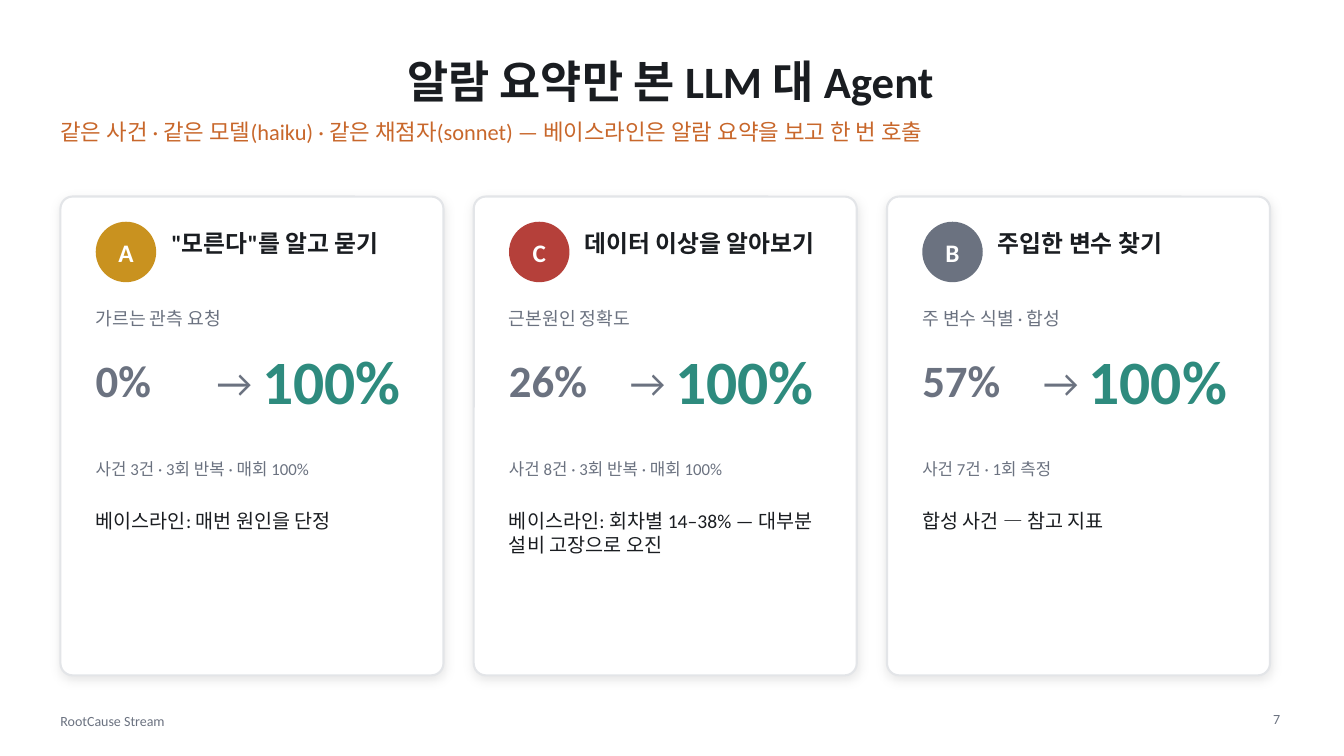
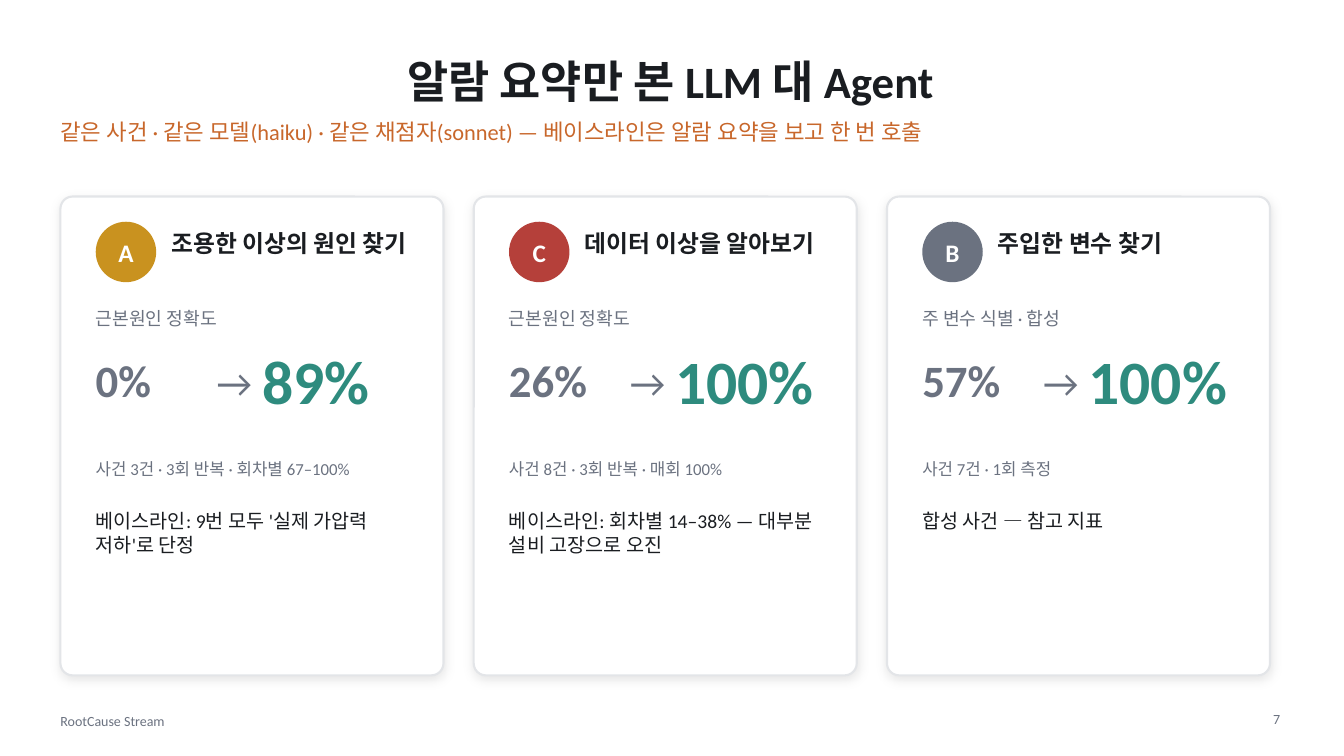
Before and after one commit to dlwogud/rootcause-stream, a slide deck: slide 7 of deck/RootCause_Stream_발표자료.pptx. Drawn at 1344x756 pixels with LibreOffice and Linux fonts; fonts in the diff are those of the drawing. Boxes give left, top, right and bottom in pixels: in the first picture for what was removed or moved away, otherwise in the second. Text is boxed around its words. In the diff, an @@ line names an element or a change of style, - is before the commit and + after.

```diff
--- a/deck/RootCause_Stream_발표자료.pptx
+++ b/deck/RootCause_Stream_발표자료.pptx
@@ text at bbox=[171, 232, 407, 254]: text changed @@
-"모른다"를 알고 묻기
+조용한 이상의 원인 찾기
@@ text at bbox=[96, 310, 217, 327]: text changed @@
-가르는 관측 요청
+근본원인 정확도
@@ text at bbox=[262, 361, 369, 405]: text changed @@
-100%
+89%
@@ text at bbox=[96, 461, 350, 477]: text changed @@
-사건 3건 · 3회 반복 · 매회 100%
+사건 3건 · 3회 반복 · 회차별 67–100%
@@ text at bbox=[96, 511, 368, 554]: text changed @@
-베이스라인: 매번 원인을 단정
+베이스라인: 9번 모두 '실제 가압력 저하'로 단정
```
Also in this commit, not shown: 8 other slides changed, 2 slides added, 1 slide removed, 14 other files.
